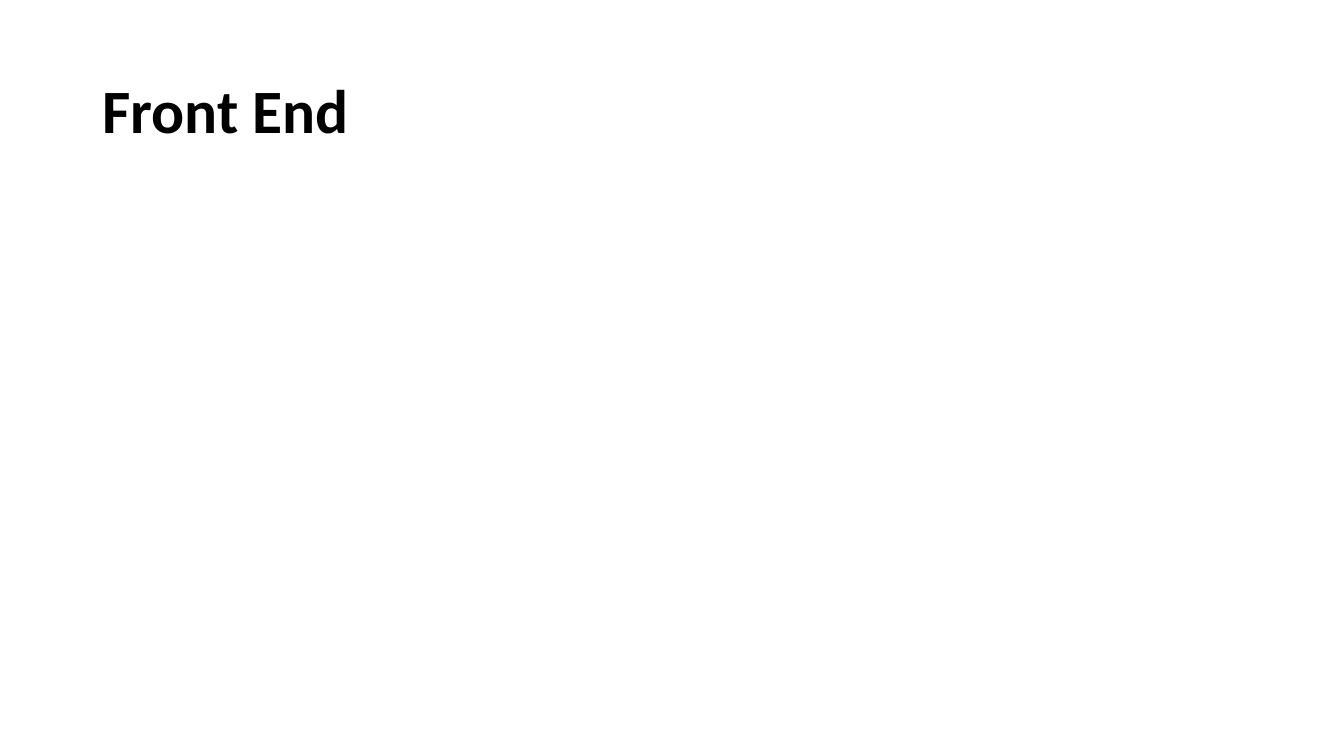
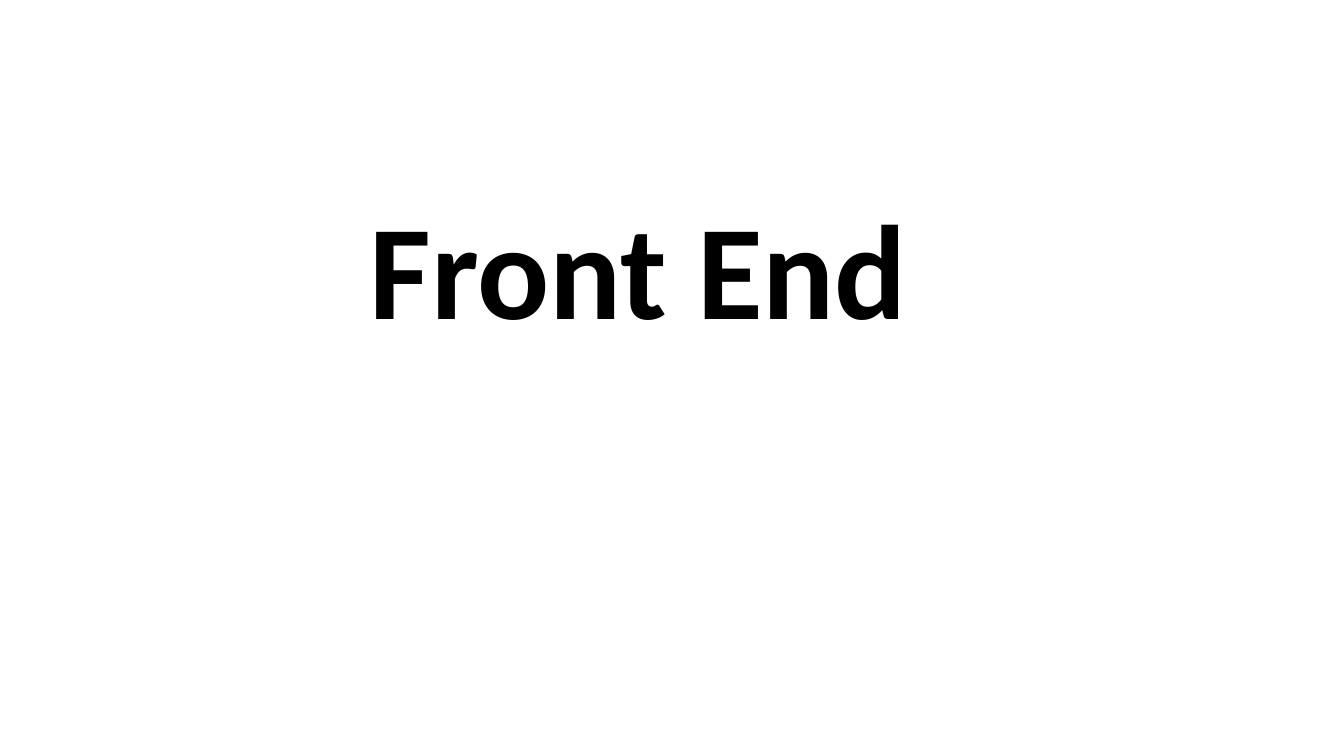
Before and after one commit to r-kass/gNetPlus, a slide deck: slide 4 of hackathon pres3.pptx. Drawn at 1344x756 pixels with LibreOffice and Linux fonts; fonts in the diff are those of the drawing; background and template pictures are left out. Boxes give left, top, right and bottom in pixels: in the first picture for what was removed or moved away, otherwise in the second. Text is boxed around its words. In the diff, an @@ line names an element or a change of style, - is before the commit and + after.

```diff
--- a/hackathon pres3.pptx
+++ b/hackathon pres3.pptx
@@ title "Front End": place and size @@
-title "Front End" at (102,89,349,134)
+title "Front End" at (370,224,907,320)
@@ title "Front End" at (370,224,907,320): size 44 to 96 pt; alignment left to centre @@
```
Also in this commit, not shown: 5 other slides changed, 1 slide removed.
